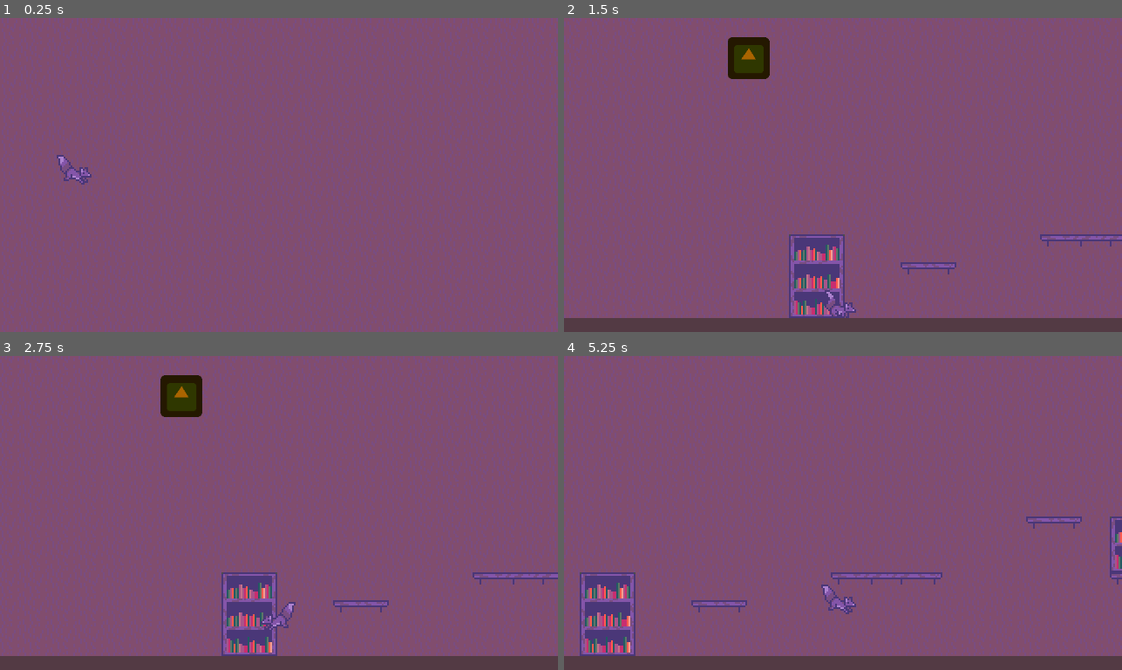
Above: before the commit, frames 1-4 (two rows, left to right).
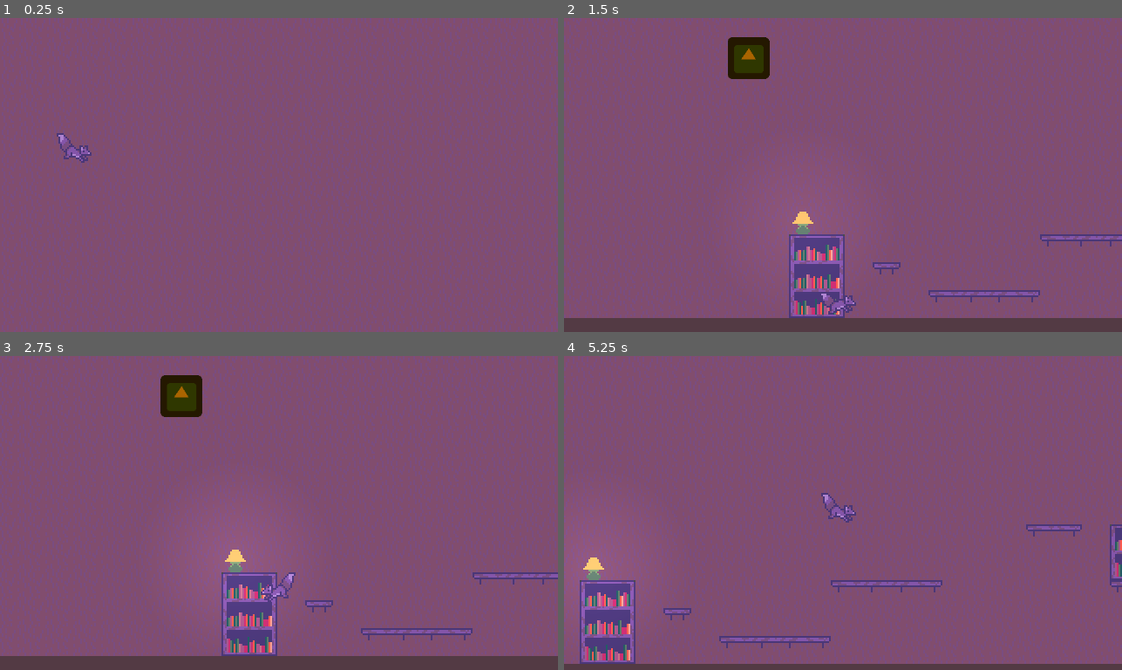
Above: after the commit, the same moments.

Repository: UniGDC/Cozy-Autumn-Game-Jam
Game: Godot game, scene res://Scenes/Main.tscn
Two runs of this game, one before a commit and one after it. Both use one fixed random seed, a clock stepped at 60 frames per second and the inputs below. The engine's default icon, where the game draws it, is replaced by a stand-in: a white triangle on a blue panel in a dark square.
Inputs:
- Up to frame 1 (0.25 s): no input
- Up to frame 2 (1.5 s): hold D (right) from 0.53 s (still down); tap Space (jump) at 0.6, 0.77, 1.07 s; tap Ctrl (interact) at 1.35 s
- Up to frame 3 (2.75 s): tap Space (jump) at 1.52, 1.55, 1.82, 2.1 s; release D (right) at 2.03 s; hold A (left) from 2.03 s (still down)
- Up to frame 4 (5.25 s): release A (left) at 2.78 s; hold D (right) 2.78-4.28 s; tap Ctrl (interact) at 2.85, 4.35 s; tap Space (jump) at 3.02, 3.05, 3.32, 3.6, 3.77, 4.07, 4.52, 4.55, 4.82, 5.1 s; hold A (left) 4.28-5.03 s; hold D (right) from 5.03 s (still down)

The runs differ from the first frame. In frame 1, 0.5% of the frame differs, in the area x 10-17%, y 36-54%; in frame 2, 1.1%; in frame 3, 1.3%; in frame 4, 7.8%, in the area x 0-100%, y 43-99%.

Commit message:
Added lamp and one way collisions

Diff:
--- /dev/null
+++ b/Lamp.gd
@@ -0,0 +1,11 @@
+extends Sprite
+
+
+# Declare member variables here. Examples:
+# var a: int = 2
+# var b: String = "text"
+
+
+# Called when the node enters the scene tree for the first time.
+func _ready() -> void:
+	$AnimationPlayer.play("Lamp Glow")
--- /dev/null
+++ b/Lamp.tscn
@@ -0,0 +1,48 @@
+[gd_scene load_steps=7 format=2]
+
+[ext_resource path="res://Art/gameassets.png" type="Texture" id=1]
+[ext_resource path="res://Lamp.gd" type="Script" id=2]
+
+[sub_resource type="AtlasTexture" id=1]
+atlas = ExtResource( 1 )
+region = Rect2( 82, 67, 12, 13 )
+
+[sub_resource type="Gradient" id=2]
+offsets = PoolRealArray( 0, 0.631285 )
+colors = PoolColorArray( 0.523438, 0.523438, 0.523438, 1, 0, 0, 0, 1 )
+
+[sub_resource type="GradientTexture2D" id=3]
+gradient = SubResource( 2 )
+fill = 1
+fill_from = Vector2( 0.5, 0.5 )
+fill_to = Vector2( 0, 0 )
+
+[sub_resource type="Animation" id=4]
+resource_name = "Lamp Glow"
+length = 2.5
+loop = true
+tracks/0/type = "value"
+tracks/0/path = NodePath("Light2D:energy")
+tracks/0/interp = 1
+tracks/0/loop_wrap = true
+tracks/0/imported = false
+tracks/0/enabled = true
+tracks/0/keys = {
+"times": PoolRealArray( 0, 1.2, 2.5 ),
+"transitions": PoolRealArray( 1, 1, 1 ),
+"update": 0,
+"values": [ 0.6, 0.4, 0.7 ]
+}
+
+[node name="Lamp" type="Sprite"]
+texture = SubResource( 1 )
+offset = Vector2( 0, 0.5 )
+script = ExtResource( 2 )
+
+[node name="Light2D" type="Light2D" parent="."]
+texture = SubResource( 3 )
+texture_scale = 2.0
+energy = 0.5
+
+[node name="AnimationPlayer" type="AnimationPlayer" parent="."]
+"anims/Lamp Glow" = SubResource( 4 )
--- a/Scenes/Main.tscn
+++ b/Scenes/Main.tscn
@@ -6,6 +6,7 @@
 [ext_resource path="res://Art/floor_tile.png" type="Texture" id=4]
 [ext_resource path="res://Scenes/HUD.tscn" type="PackedScene" id=5]
 [ext_resource path="res://Art/gameassets.png" type="Texture" id=6]
+[ext_resource path="res://Lamp.tscn" type="PackedScene" id=7]
 
 [sub_resource type="ConvexPolygonShape2D" id=4]
 points = PoolVector2Array( 0, 3, 16, 3, 16, 0, 0, 0 )
@@ -43,35 +44,35 @@
 7/shape_offset = Vector2( 0, 0 )
 7/shape_transform = Transform2D( 1, 0, 0, 1, 0, 0 )
 7/shape = SubResource( 4 )
-7/shape_one_way = false
+7/shape_one_way = true
 7/shape_one_way_margin = 1.0
 7/shapes = [ {
 "autotile_coord": Vector2( 0, 0 ),
-"one_way": false,
+"one_way": true,
 "one_way_margin": 1.0,
 "shape": SubResource( 4 ),
 "shape_transform": Transform2D( 1, 0, 0, 1, 0, 0 )
 }, {
 "autotile_coord": Vector2( 1, 0 ),
-"one_way": false,
+"one_way": true,
 "one_way_margin": 1.0,
 "shape": SubResource( 5 ),
 "shape_transform": Transform2D( 1, 0, 0, 1, 0, 0 )
 }, {
 "autotile_coord": Vector2( 2, 0 ),
-"one_way": false,
+"one_way": true,
 "one_way_margin": 1.0,
 "shape": SubResource( 6 ),
 "shape_transform": Transform2D( 1, 0, 0, 1, 0, 0 )
 }, {
 "autotile_coord": Vector2( 3, 0 ),
-"one_way": false,
+"one_way": true,
 "one_way_margin": 1.0,
 "shape": SubResource( 7 ),
 "shape_transform": Transform2D( 1, 0, 0, 1, 0, 0 )
 }, {
 "autotile_coord": Vector2( 4, 0 ),
-"one_way": false,
+"one_way": true,
 "one_way_margin": 1.0,
 "shape": SubResource( 10 ),
 "shape_transform": Transform2D( 1, 0, 0, 1, 0, 0 )
@@ -146,13 +147,15 @@
 
 [node name="Player" parent="." instance=ExtResource( 1 )]
 position = Vector2( 45, 39 )
-jump_height = 48.0
+
+[node name="Decorations" type="TileMap" parent="."]
+format = 1
 
 [node name="Platform" type="TileMap" parent="."]
 tile_set = SubResource( 8 )
 cell_size = Vector2( 16, 16 )
 format = 1
-tile_data = PoolIntArray( 1114138, 7, 0, 1114139, 7, 3, 1245203, 7, 0, 1245204, 7, 2, 1245205, 7, 1, 1245206, 7, 3, 1245213, 7, 0, 1245214, 7, 3, 1310734, 7, 0, 1310735, 7, 3 )
+tile_data = PoolIntArray( 1114138, 7, 0, 1114139, 7, 3, 1245203, 7, 0, 1245204, 7, 2, 1245205, 7, 1, 1245206, 7, 3, 1245213, 7, 0, 1245214, 7, 3, 1310733, 7, 4, 1376271, 7, 0, 1376272, 7, 1, 1376273, 7, 1, 1376274, 7, 3 )
 
 [node name="Background" type="TileMap" parent="."]
 z_index = -1
@@ -166,3 +169,6 @@
 z_index = 1
 
 [node name="Control" parent="." instance=ExtResource( 5 )]
+
+[node name="Lamp" parent="." instance=ExtResource( 7 )]
+position = Vector2( 168, 297 )
--- a/Scenes/Player.tscn
+++ b/Scenes/Player.tscn
@@ -177,7 +177,7 @@
 move_speed = 160.0
 move_acc = 30.0
 idle_deacc = 0.2
-jump_height = 40.0
+jump_height = 36.0
 jump_duration = 0.3
 fall_duration = 0.25
 max_fall = 1500.0
Not shown: 1 places in Scenes/Main.tscn that only renumber resources
